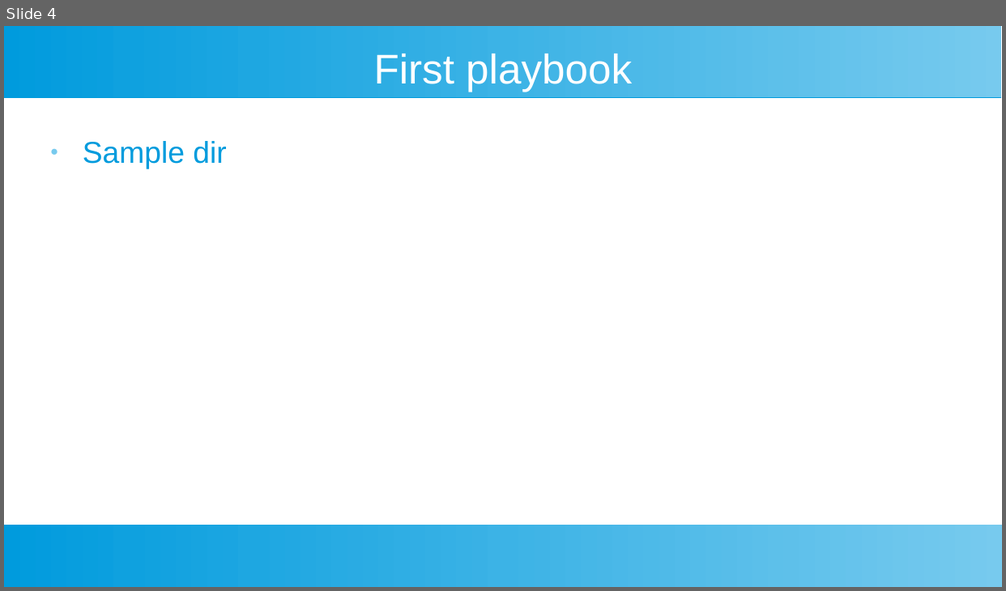
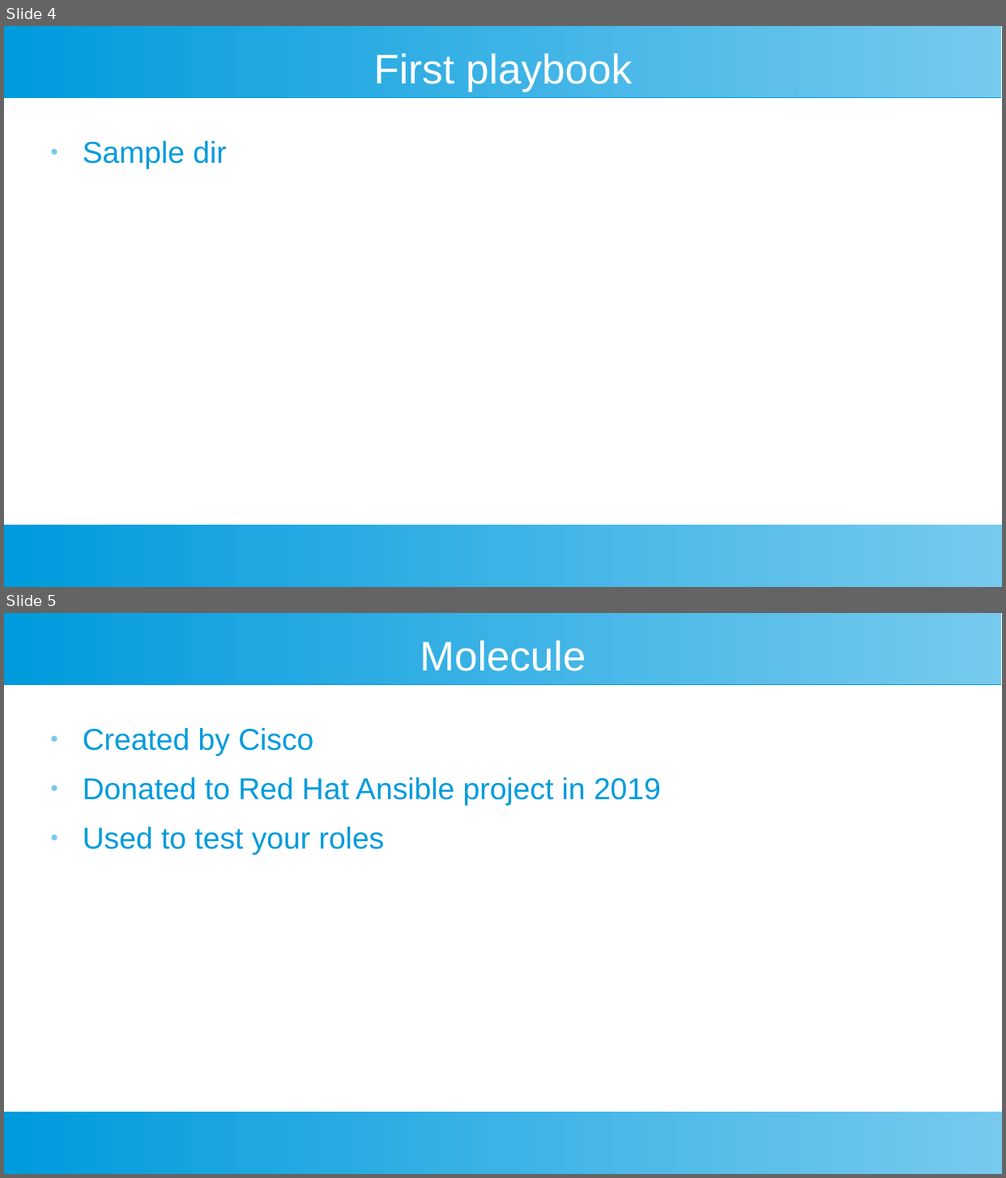
Before and after one commit to riffraff169/ansible-training, a slide deck: docs/ansible-slides.odp. Shown one above the other, each under a label of ours: slide 4 before the commit, slides 4 and 5 after it. The pictures are 1006x591 and 1006x1178 pixels, drawn with LibreOffice and Linux fonts; fonts in the diff are those of the drawing. Boxes give left, top, right and bottom in pixels: in the first picture for what was removed or moved away, otherwise in the second. Text is boxed around its words. In the diff, an @@ line names an element or a change of style, - is before the commit and + after.

```diff
--- a/docs/ansible-slides.odp
+++ b/docs/ansible-slides.odp
@@ slide 5 added at [4, 613, 1002, 1174], background #FFFFFF; not listed: 2 template elements that a slide beside it also shows @@
@@ title added at [420, 641, 586, 671], 33 pt, text #FFFFFF @@
+Molecule
@@ text added at [83, 728, 661, 855], 24 pt, text #009BDD @@
+● Created by Cisco
+● Donated to Red Hat Ansible project in 2019
+● Used to test your roles
```
Also in this commit, not shown: 3 other slides added, 1 other file.
